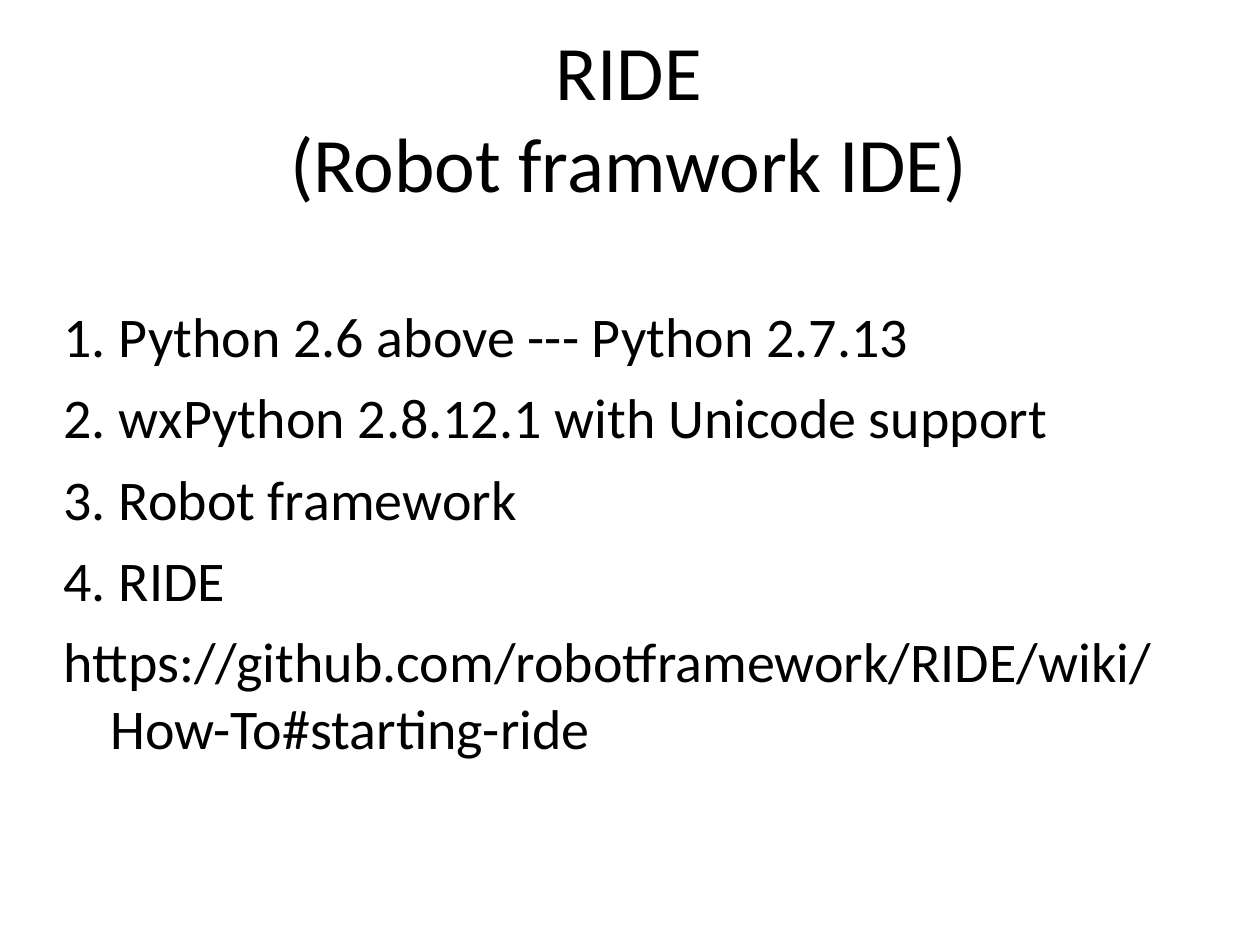
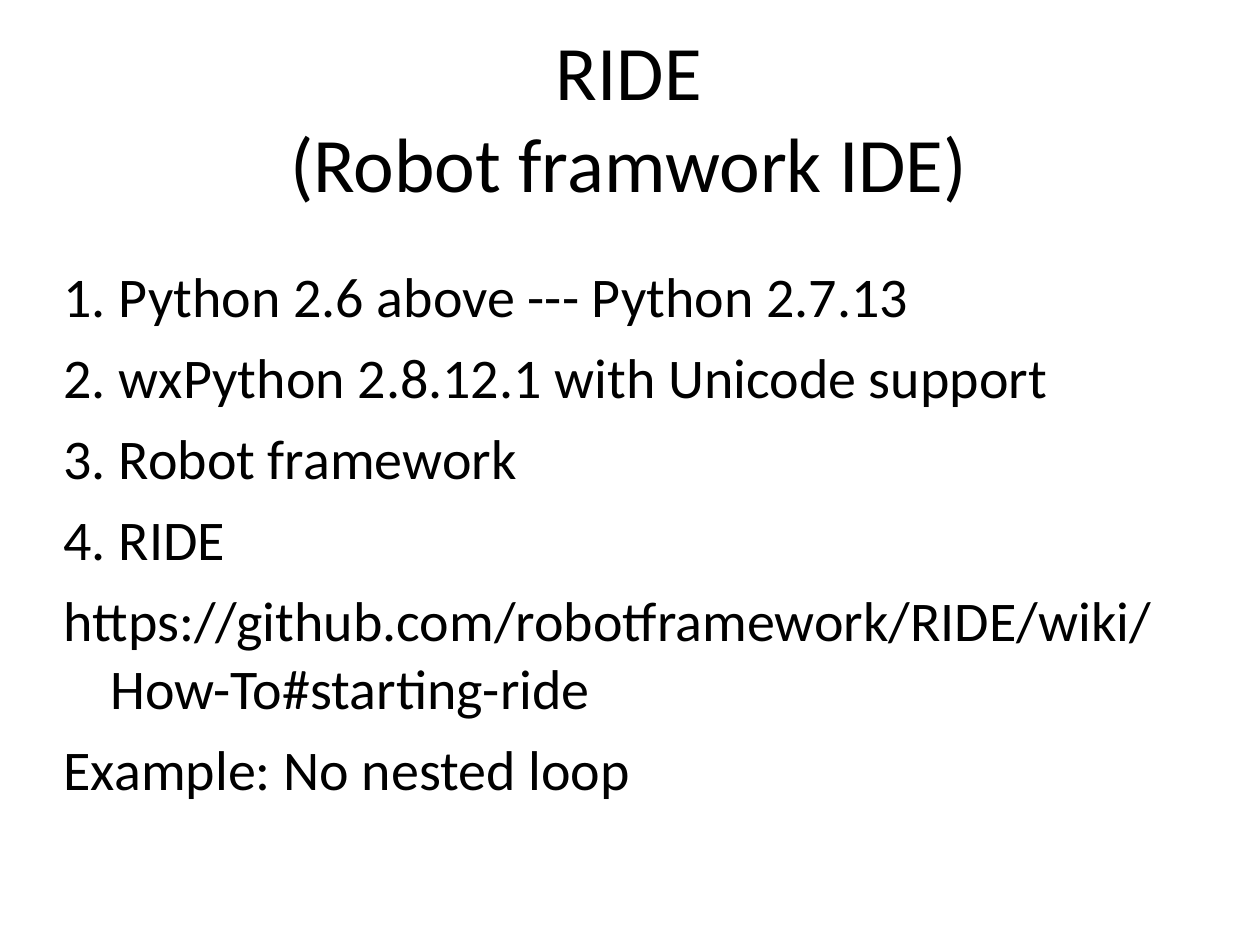
Before and after one commit to robin3795/Data, a slide deck: slide 10 of BigDataETL.ppt (slide 11 before the commit). Drawn at 1260x945 pixels with LibreOffice and Linux fonts; fonts in the diff are those of the drawing. Boxes give left, top, right and bottom in pixels: in the first picture for what was removed or moved away, otherwise in the second. Text is boxed around its words. In the diff, an @@ line names an element or a change of style, - is before the commit and + after.

```diff
--- a/BigDataETL.ppt
+++ b/BigDataETL.ppt
@@ subtitle at (64, 751, 629, 799): paragraph added @@
+Example: No nested loop
```
Also in this commit, not shown: 8 other slides changed, 1 slide added, 1 slide removed, 1 other file.
